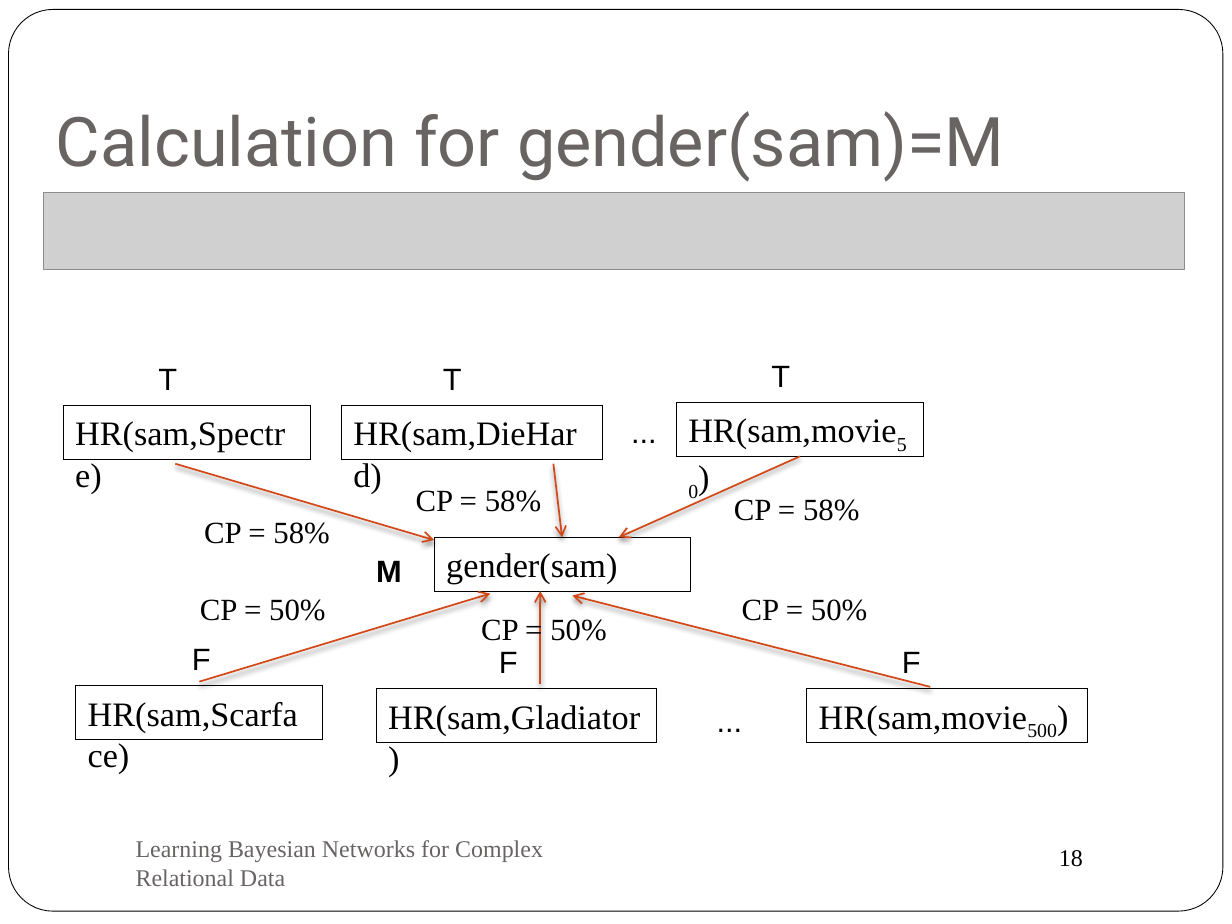
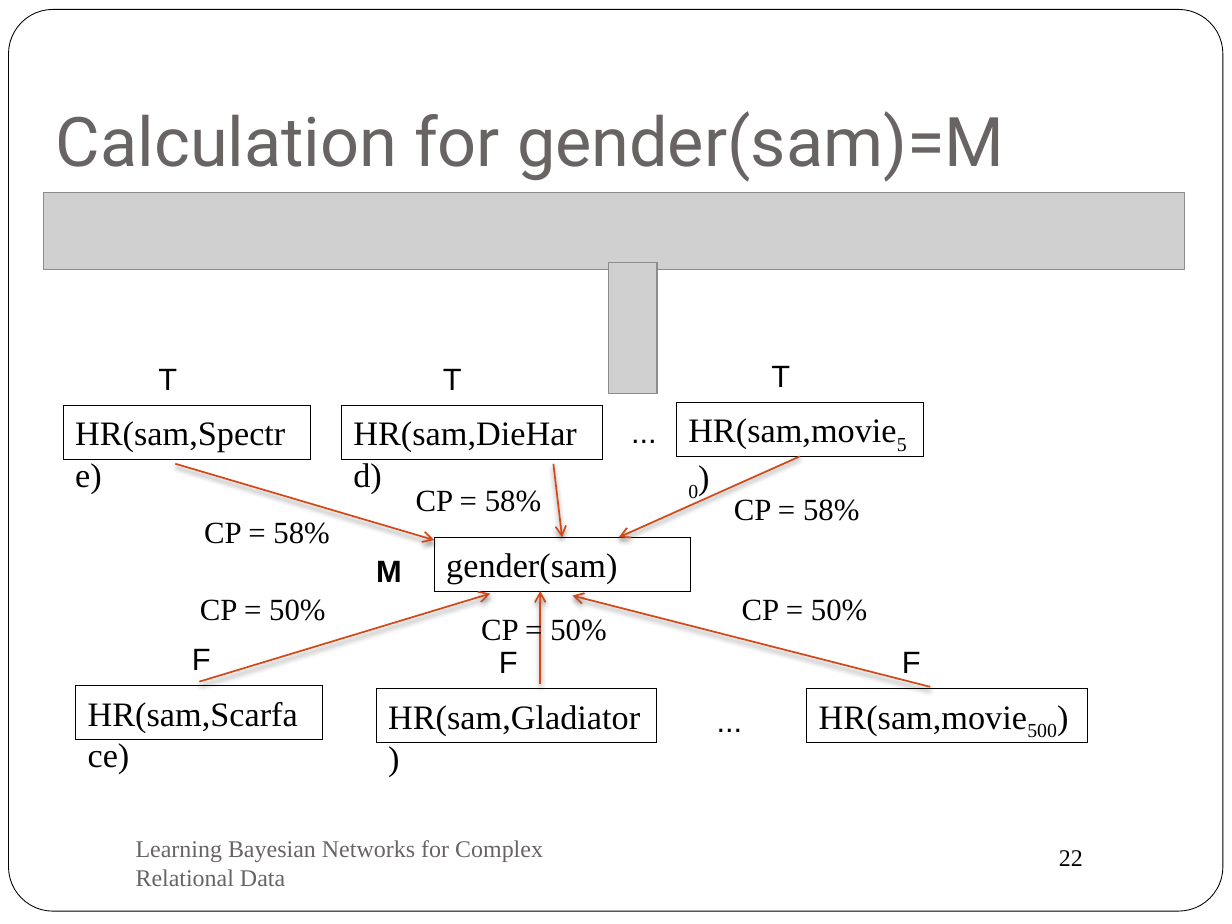
Before and after one commit to oschulte/srl-tutorial-slides, a slide deck: slide 22 of ch5-rel-bayes-net-classifier.pptx (slide 18 before the commit). Drawn at 1232x924 pixels with LibreOffice and Linux fonts; fonts in the diff are those of the drawing; grey boxes stand for pictures. Boxes give left, top, right and bottom in pixels: in the first picture for what was removed or moved away, otherwise in the second. Text is boxed around its words. In the diff, an @@ line names an element or a change of style, - is before the commit and + after.

```diff
--- a/ch5-rel-bayes-net-classifier.pptx
+++ b/ch5-rel-bayes-net-classifier.pptx
@@ picture added at bbox=[609, 262, 657, 393] @@
@@ page number at bbox=[1059, 850, 1083, 866]: text changed @@
-18
+22
```
Also in this commit, not shown: 2 other slides changed, 8 slides added, 1 other file.
